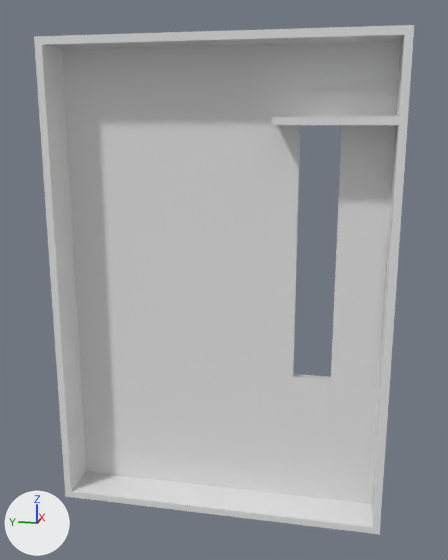
One commit to the Blender file Case01/gpu.blend: the scene before it, then after it.
Before and after are seen from a 50 mm camera at (-254.0, 19.0, 104.0) aimed at (-4.0, 69.0, 42.0). Every picture has the same lights, and +X, +Y and +Z are marked at lower left.
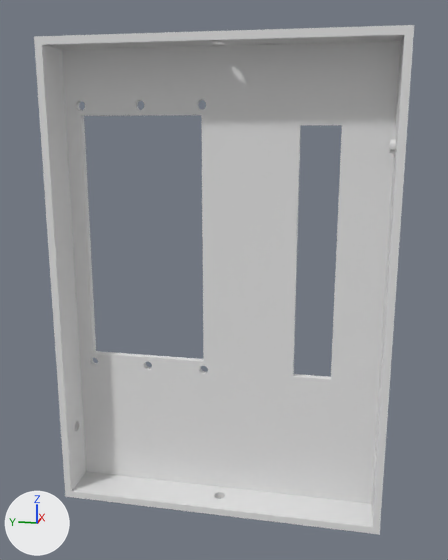
Not drawn themselves, but carrying or shaping drawn objects: ob_cylinder_015, ob_cylinder_014, ob_cylinder_013, ob_cylinder_012, ob_cylinder_010, ob_cylinder_009, ob_cylinder_008, ob_cube_013, ob_cylinder_007, ob_cylinder_006, ob_cylinder_005, ob_cylinder_004, ob_cylinder_003, ob_cylinder_002, ob_cube_009, ob_cube_008.

What changed in the scene script:
```text
Change me_cube_009:
    where me_cube_009.from_pydata(...)  # 8 vertices, 6 faces; spans x 0.0..20.0, y 0.0..20.0, z 0.0..20.0
    used by ob_cube_005; location = (-20.0, 0.0, -60.0); scale = (1.0, 7.0, 9.9)
    me_cube_009 part 1: the whole mesh is scaled about the mesh origin by (1, 7, 9.9)
Change ob_cube_009:
    ob_cube_009.scale: (0.25, 2.0, 0.5) -> (0.25, 2.44, 0.5)
Change ob_cube_008:
    ob_cube_008.scale: (0.85, 2.25, 0.15) -> (0.85, 2.2, 0.15)
Change ob_cube_005:
    ob_cube_005.scale: (1.0, 7.0, 9.9) -> (1.0, 1.0, 1.0)
    add _m = ob_cube_005.modifiers.new('Boolean.004', 'BOOLEAN')
    add _m.object = ob_cylinder_002
    add _m.solver = 'FLOAT'
    add _m = ob_cube_005.modifiers.new('Boolean.005', 'BOOLEAN')
    add _m.object = ob_cylinder_004
    add _m.solver = 'FLOAT'
    add _m = ob_cube_005.modifiers.new('Boolean.006', 'BOOLEAN')
    add _m.object = ob_cylinder_003
    add _m.solver = 'FLOAT'
    add _m = ob_cube_005.modifiers.new('Boolean.007', 'BOOLEAN')
    add _m.object = ob_cylinder_007
    add _m.solver = 'FLOAT'
    add _m = ob_cube_005.modifiers.new('Boolean.008', 'BOOLEAN')
    add _m.object = ob_cylinder_005
    add _m.solver = 'FLOAT'
    add _m = ob_cube_005.modifiers.new('Boolean.009', 'BOOLEAN')
    add _m.object = ob_cylinder_006
    add _m.solver = 'FLOAT'
    add _m = ob_cube_005.modifiers.new('Boolean.010', 'BOOLEAN')
    add _m.object = ob_cube_013
    add _m.solver = 'FLOAT'
    add _m = ob_cube_005.modifiers.new('Boolean.012', 'BOOLEAN')
    add _m.object = ob_cylinder_009
    add _m.solver = 'FLOAT'
    add _m = ob_cube_005.modifiers.new('Boolean.013', 'BOOLEAN')
    add _m.object = ob_cylinder_008
    add _m.solver = 'FLOAT'
    add _m = ob_cube_005.modifiers.new('Boolean.014', 'BOOLEAN')
    add _m.object = ob_cylinder_012
    add _m.solver = 'FLOAT'
    add _m = ob_cube_005.modifiers.new('Boolean.015', 'BOOLEAN')
    add _m.object = ob_cylinder_010
    add _m.solver = 'FLOAT'
    add _m = ob_cube_005.modifiers.new('Boolean.016', 'BOOLEAN')
    add _m.object = ob_cylinder_010
    add _m.solver = 'FLOAT'
    add _m = ob_cube_005.modifiers.new('Boolean.011', 'BOOLEAN')
    add _m.object = ob_cylinder_013
    add _m.solver = 'FLOAT'
    add _m = ob_cube_005.modifiers.new('Boolean.017', 'BOOLEAN')
    add _m.object = ob_cylinder_014
    add _m.solver = 'FLOAT'
    add _m = ob_cube_005.modifiers.new('Boolean.018', 'BOOLEAN')
    add _m.object = ob_cylinder_015
    add _m.solver = 'FLOAT'
    add _m = ob_cube_005.modifiers.new('Bevel', 'BEVEL')
    add _m.width = 0.5
    add _m.width_pct = 0.5
    add _m.limit_method = 'NONE'
    add _m.spread = 0.0
Add ob_cylinder_015:
    ob_cylinder_015 = bpy.data.objects.new('Cylinder.015', me_cylinder_016)  # an 8-sided cylinder along z spanning x -1.5..1.5, y -1.5..1.5, z -5.0..5.0
    ob_cylinder_015.location = (-5.0, 41.3, 107.0)
Add ob_cube_013:
    ob_cube_013 = bpy.data.objects.new('Cube.013', me_cube_009.copy())  # the mesh of ob_cube_005
    ob_cube_013.location = (-6.0, 78.5, 4.0)
    ob_cube_013.scale = (0.5, 2.58, 5.25)
Add ob_cylinder_012:
    ob_cylinder_012 = bpy.data.objects.new('Cylinder.012', me_cylinder_013)  # a 16-sided cylinder along z spanning x -2.5..2.5, y -2.5..2.5, z -5.0..5.0
    ob_cylinder_012.location = (-10.0, 70.0, -60.0)
    ob_cylinder_012.rotation_euler = (3.142, 0.0, 0.0)  # degrees (180, 0, 0)
Add ob_cylinder_006:
    ob_cylinder_006 = bpy.data.objects.new('Cylinder.006', me_cylinder_006)  # a 16-sided cylinder along z spanning x -3.0..3.0, y -3.0..3.0, z -5.0..5.0
    ob_cylinder_006.location = (-2.0, 78.5, 113.0)
    ob_cylinder_006.rotation_euler = (0.0, 1.571, 0.0)  # degrees (0, 90, 0)
    ob_cylinder_006.scale = (0.667, 0.667, 1.0)
Add ob_cylinder_004:
    ob_cylinder_004 = bpy.data.objects.new('Cylinder.004', me_cylinder_006.copy())
    ob_cylinder_004.location = (-2.0, 104.3, 0.0)
    ob_cylinder_004.rotation_euler = (0.0, 1.571, 0.0)  # degrees (0, 90, 0)
    ob_cylinder_004.scale = (0.667, 0.667, 1.0)
Add ob_cylinder_010:
    ob_cylinder_010 = bpy.data.objects.new('Cylinder.010', me_cylinder_013.copy())
    ob_cylinder_010.location = (-10.0, 140.0, -29.5)
    ob_cylinder_010.rotation_euler = (1.571, 0.0, 0.0)  # degrees (90, 0, 0)
Add ob_cylinder_003:
    ob_cylinder_003 = bpy.data.objects.new('Cylinder.003', me_cylinder_006.copy())
    ob_cylinder_003.location = (-2.0, 78.5, 0.0)
    ob_cylinder_003.rotation_euler = (0.0, 1.571, 0.0)  # degrees (0, 90, 0)
    ob_cylinder_003.scale = (0.667, 0.667, 1.0)
Add ob_cylinder_014:
    ob_cylinder_014 = bpy.data.objects.new('Cylinder.014', me_cylinder_016.copy())
    ob_cylinder_014.location = (-5.0, 21.0, 107.0)
Add ob_cylinder_005:
    ob_cylinder_005 = bpy.data.objects.new('Cylinder.005', me_cylinder_006.copy())
    ob_cylinder_005.location = (-2.0, 104.3, 113.0)
    ob_cylinder_005.rotation_euler = (0.0, 1.571, 0.0)  # degrees (0, 90, 0)
    ob_cylinder_005.scale = (0.667, 0.667, 1.0)
Add ob_cylinder_009:
    ob_cylinder_009 = bpy.data.objects.new('Cylinder.009', me_cylinder_013.copy())
    ob_cylinder_009.location = (-10.0, 0.0, 97.5)
    ob_cylinder_009.rotation_euler = (1.571, 0.0, 0.0)  # degrees (90, 0, 0)
Add ob_cylinder_007:
    ob_cylinder_007 = bpy.data.objects.new('Cylinder.007', me_cylinder_006.copy())
    ob_cylinder_007.location = (-2.0, 130.0, 113.0)
    ob_cylinder_007.rotation_euler = (0.0, 1.571, 0.0)  # degrees (0, 90, 0)
    ob_cylinder_007.scale = (0.667, 0.667, 1.0)
Add ob_cylinder_013:
    ob_cylinder_013 = bpy.data.objects.new('Cylinder.013', me_cylinder_013.copy())
    ob_cylinder_013.location = (-10.0, 70.0, 138.0)
    ob_cylinder_013.rotation_euler = (3.142, 0.0, 0.0)  # degrees (180, 0, 0)
Add ob_cylinder_002:
    ob_cylinder_002 = bpy.data.objects.new('Cylinder.002', me_cylinder_006.copy())
    ob_cylinder_002.location = (-2.0, 130.0, 0.0)
    ob_cylinder_002.rotation_euler = (0.0, 1.571, 0.0)  # degrees (0, 90, 0)
    ob_cylinder_002.scale = (0.667, 0.667, 1.0)
Add ob_cylinder_008:
    ob_cylinder_008 = bpy.data.objects.new('Cylinder.008', me_cylinder_013.copy())
    ob_cylinder_008.location = (-10.0, 0.0, -29.5)
    ob_cylinder_008.rotation_euler = (1.571, 0.0, 0.0)  # degrees (90, 0, 0)
```

Pixel boxes (x1, y1, x2, y2) of what changed, in the pictures (448 x 560 px):
'Cube.005', reshaped, rescaled, modifiers changed: (34, 25, 414, 535) in both
